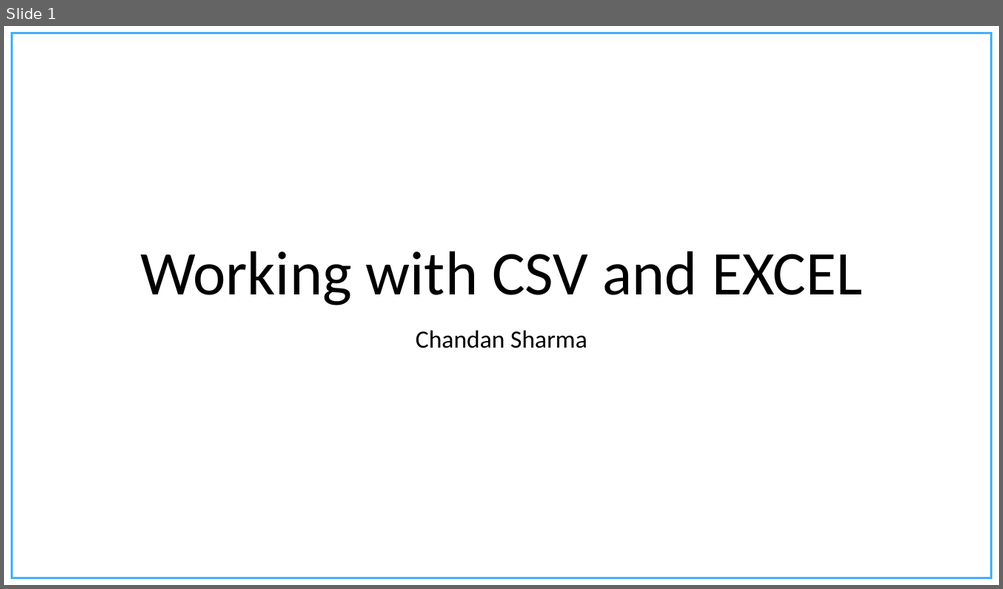
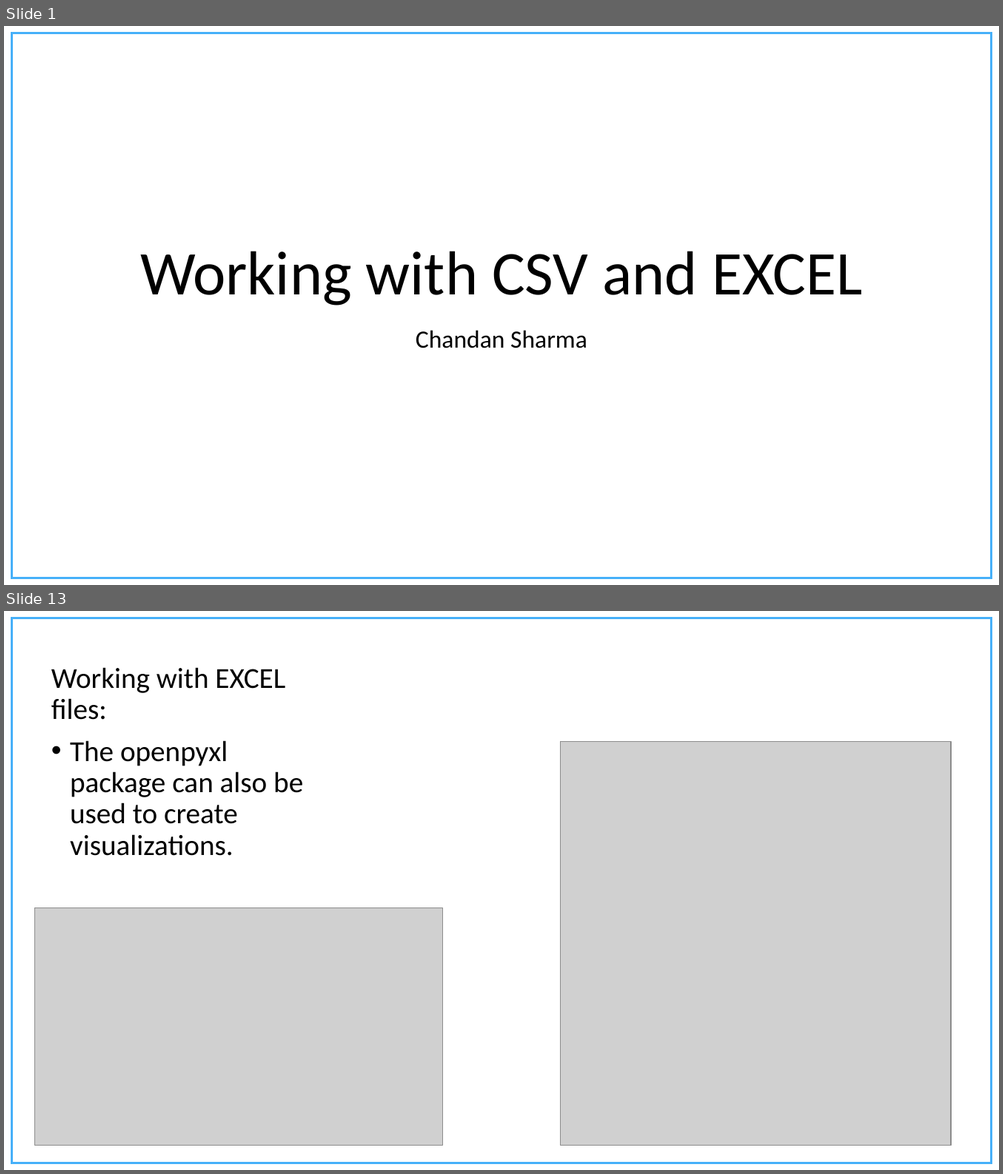
Before and after one commit to chandanNapster/PythonDevWork, a slide deck: Course Material/Presentations/Working with CSV files.pptx. Shown one above the other, each under a label of ours: slide 1 before the commit, slides 1 and 13 after it; the slides between them are not shown. The pictures are 1003x589 and 1003x1174 pixels, drawn with LibreOffice and Linux fonts; fonts in the diff are those of the drawing; grey boxes stand for pictures; background and template pictures are left out. Boxes give left, top, right and bottom in pixels: in the first picture for what was removed or moved away, otherwise in the second. Text is boxed around its words. In the diff, an @@ line names an element or a change of style, - is before the commit and + after.

Commit message:
Working with CSV and EXCEL Data

```diff
--- a/Course Material/Presentations/Working with CSV files.pptx
+++ b/Course Material/Presentations/Working with CSV files.pptx
@@ slide 13 added at (4,611,999,1170), background #FFFFFF; not listed: 1 template element that a slide beside it also shows @@
@@ text added at (51,667,303,856), 28 pt, text #000000 @@
+Working with EXCEL files:
+• The openpyxl package can also be used to create visualizations.
@@ picture added at (560,741,950,1146) @@
@@ picture added at (34,908,443,1146) @@
```
Also in this commit, not shown: 15 other slides added, 7 slides removed, 14 other files.
